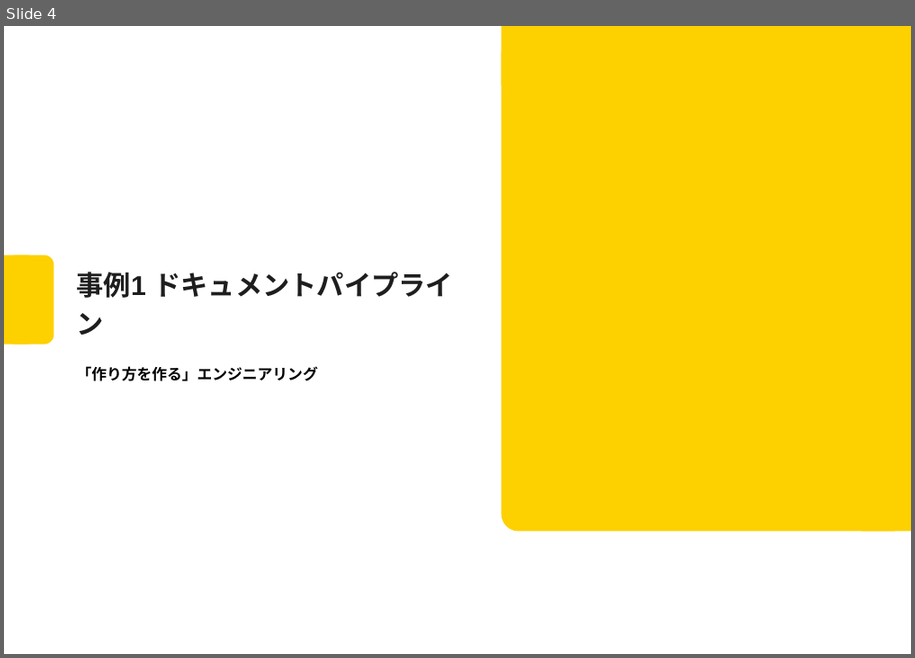
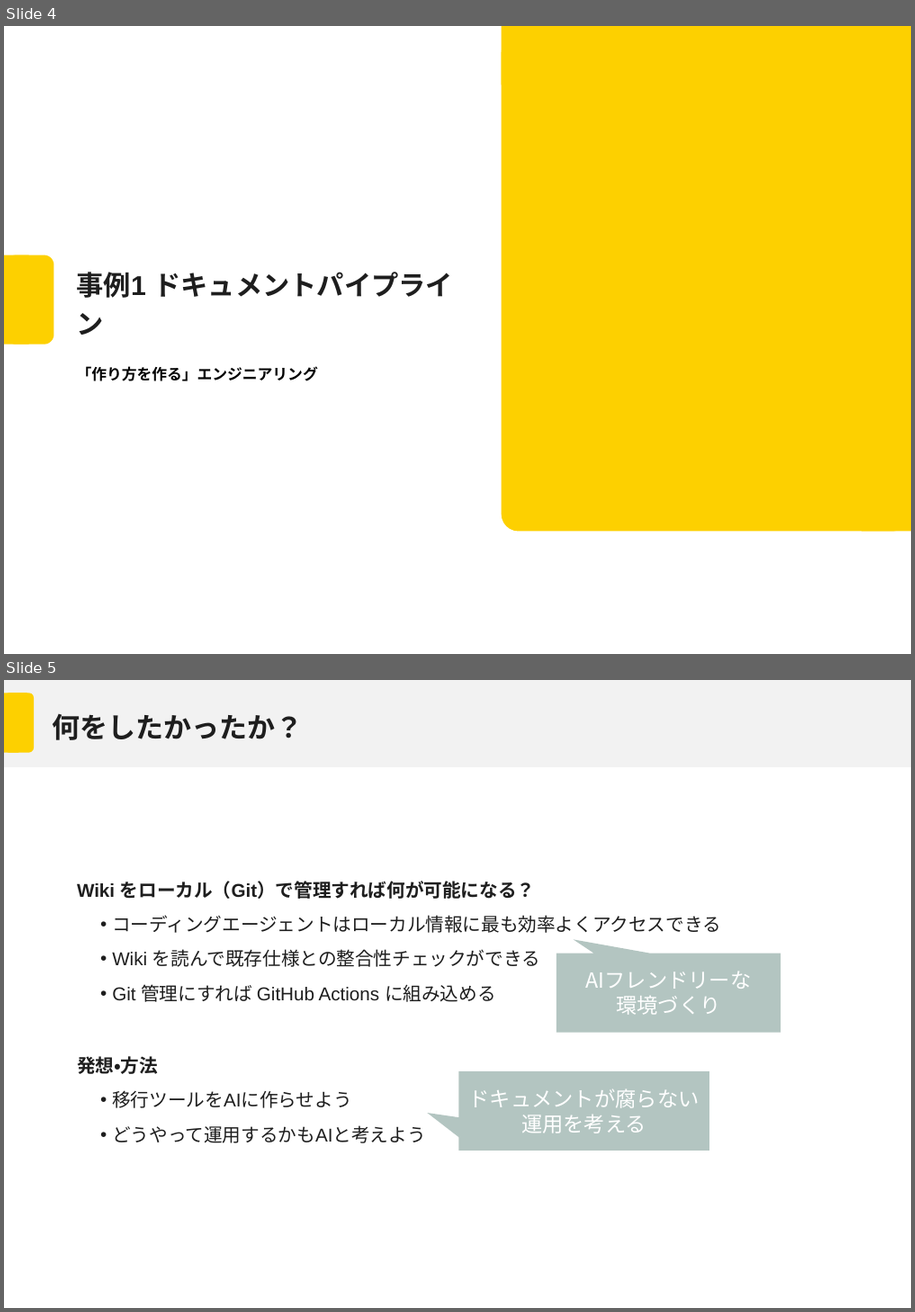
Before and after one commit to Mori-Taiki/Presentation, a slide deck: TechMeeting202604/techmeeting20260406.pptx. Shown one above the other, each under a label of ours: slide 4 before the commit, slides 4 and 5 after it. The pictures are 915x658 and 915x1312 pixels, drawn with LibreOffice and Linux fonts; fonts in the diff are those of the drawing; background and template pictures are left out. Boxes give left, top, right and bottom in pixels: in the first picture for what was removed or moved away, otherwise in the second. Text is boxed around its words. In the diff, an @@ line names an element or a change of style, - is before the commit and + after.

```diff
--- a/TechMeeting202604/techmeeting20260406.pptx
+++ b/TechMeeting202604/techmeeting20260406.pptx
@@ slide 5 added at [4, 680, 911, 1308], background #FFFFFF; not listed: 3 template elements that a slide beside it also shows @@
@@ title added at [52, 714, 303, 740], 24 pt, text #1E1E1E, bold @@
+何をしたかったか？
@@ text added at [77, 881, 721, 1144], 16 pt, text #1E1E1E @@
+Wiki をローカル（Git）で管理すれば何が可能になる？
+  • コーディングエージェントはローカル情報に最も効率よくアクセスできる
+  • Wiki を読んで既存仕様との整合性チェックができる
+  • Git 管理にすれば GitHub Actions に組み込める
+発想・方法
+  • 移行ツールをAIに作らせよう
+  • どうやって運用するかもAIと考えよう
@@ speech box added at [557, 953, 782, 1032], fill #698D84 at 50% opacity, 18 pt, text #FFFFFF @@
+AIフレンドリーな
+環境づくり
@@ speech box added at [458, 1072, 710, 1150], fill #698D84 at 50% opacity, 18 pt, text #FFFFFF @@
+ドキュメントが腐らない運用を考える
```
Also in this commit, not shown: 13 slides changed, 1 other slide added.
